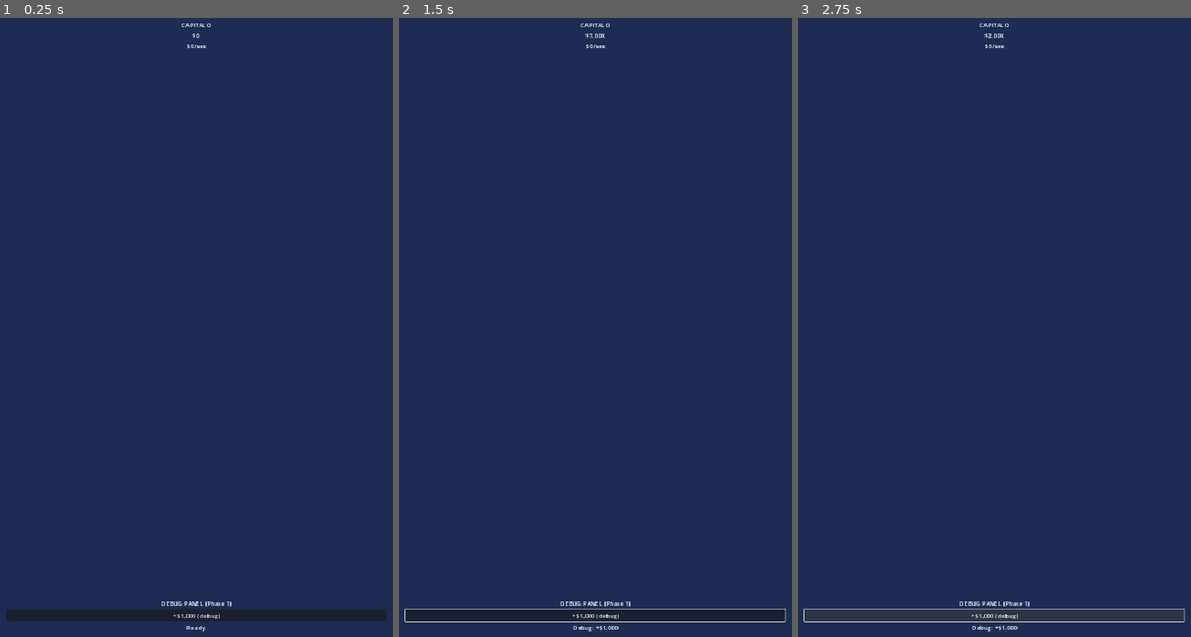
Above: before the commit, frames 1-3 (left to right).
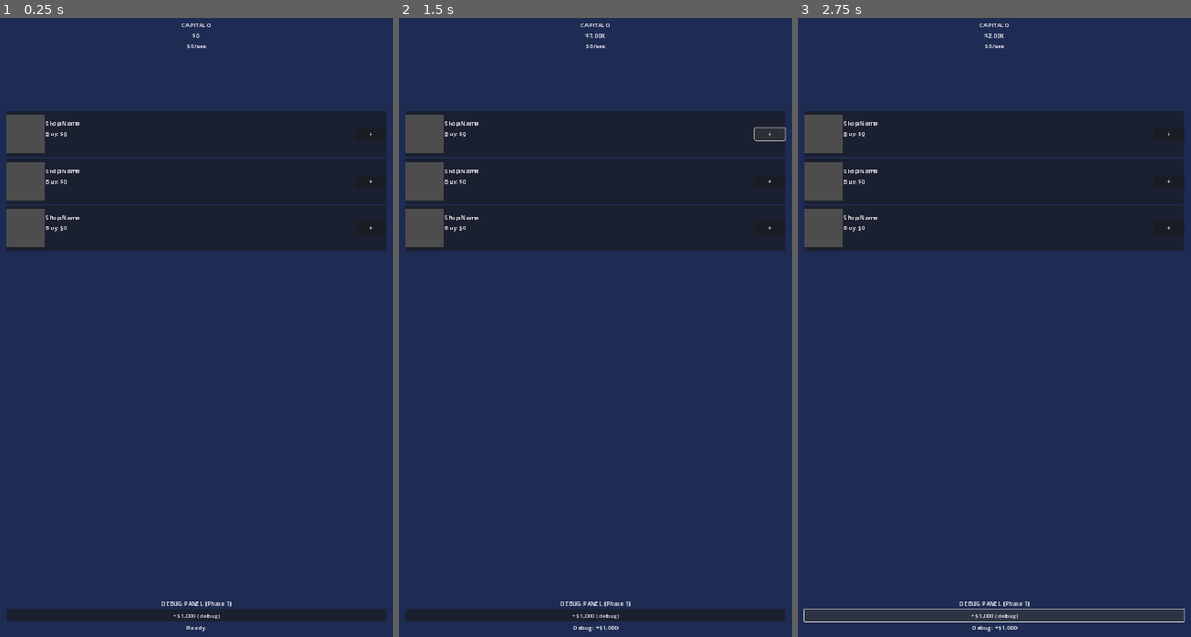
Above: after the commit, the same moments.

Repository: arianos11/Capitalo
Game: Godot game, scene res://scenes/main/Main.tscn
Same seed, same stepped clock (60 frames per second), same inputs: the game is played once before the commit and once after it.
Inputs (mouse positions are in pixels of both pictures, inside the frame that each line leads up to):
- Up to frame 1 (0.25 s): no input
- Up to frame 2 (1.5 s): click "+$1,000 (debug)" at 0.5 s; click (768, 135) at 1.25 s, where only the run after the commit has a clickable "+"
- Up to frame 3 (2.75 s): click "+$1,000 (debug)" at 2 s

The runs differ from the first frame. In frame 1, 21% of the frame differs, in the area x 1-99%, y 15-38%; in frame 2, 22%, in the area x 1-99%, y 15-98%; in frame 3, 21%.
Error after the commit: Invalid assignment of property or key 'text' with value of type 'String' on a base object of type 'Nil'. (res://scenes/city/ShopSlot.gd:53)

Commit message:
feat(cityview): wire CityView with 3 phase-1 shop slots
CityView (VBoxContainer) buduje 3 sloty z DataLoader na _ready().
Subskrybuje shop_purchased/shop_upgraded do refresh wizualny.
Main.tscn instancjonuje CityView między HUD a Debug panelem.

Diff:
--- /dev/null
+++ b/scenes/city/CityView.gd
@@ -0,0 +1,78 @@
+## CityView.gd
+## Displays 3 phase_1 shop slots (Fashion, Tech, Food) in a VBoxContainer.
+## Reads initial state from GameState on _ready().
+## Reacts to EventBus.shop_purchased / shop_upgraded to refresh visuals.
+## NEVER writes to GameState directly — only reads + listens.
+
+class_name CityView
+extends VBoxContainer
+
+const SHOP_SLOT_SCENE := preload("res://scenes/city/ShopSlot.tscn")
+const PHASE_1_SHOP_COUNT := 3
+
+## shop_id → ShopSlot node
+var _slots: Dictionary = {}
+
+
+func _ready() -> void:
+	_build_slots()
+	EventBus.shop_purchased.connect(_on_shop_purchased)
+	EventBus.shop_upgraded.connect(_on_shop_upgraded)
+
+
+func _exit_tree() -> void:
+	if EventBus.shop_purchased.is_connected(_on_shop_purchased):
+		EventBus.shop_purchased.disconnect(_on_shop_purchased)
+	if EventBus.shop_upgraded.is_connected(_on_shop_upgraded):
+		EventBus.shop_upgraded.disconnect(_on_shop_upgraded)
+
+
+## Returns the ShopSlot for the given shop_id, or null if not found.
+func get_slot(shop_id: String) -> ShopSlot:
+	return _slots.get(shop_id, null)
+
+
+# ==========================================================================
+# INTERNAL
+# ==========================================================================
+
+func _build_slots() -> void:
+	var shops_data: Array = DataLoader.load_shops()
+	var count := 0
+	for shop_data in shops_data:
+		if shop_data.get("unlock_phase", "") != "phase_1":
+			continue
+		if count >= PHASE_1_SHOP_COUNT:
+			break
+		_create_slot(shop_data)
+		count += 1
+
+
+func _create_slot(shop_data: Dictionary) -> void:
+	var slot := SHOP_SLOT_SCENE.instantiate() as ShopSlot
+	var shop_id: String = shop_data.get("id", "")
+	var is_owned: bool = GameState.has_shop(shop_id)
+	var level: int = GameState.get_shop_level(shop_id)
+	var ips: BigNumber = EconomyManager.calculate_shop_income(shop_id) if is_owned \
+			else BigNumber.from_float(0.0)
+
+	slot.setup(shop_data, is_owned, level, ips)
+	add_child(slot)
+	_slots[shop_id] = slot
+
+
+func _on_shop_purchased(shop_id: String) -> void:
+	var slot := get_slot(shop_id)
+	if slot == null:
+		return
+	var level := GameState.get_shop_level(shop_id)
+	var ips := EconomyManager.calculate_shop_income(shop_id)
+	slot.refresh(true, level, ips)
+
+
+func _on_shop_upgraded(shop_id: String, new_level: int) -> void:
+	var slot := get_slot(shop_id)
+	if slot == null:
+		return
+	var ips := EconomyManager.calculate_shop_income(shop_id)
+	slot.refresh(true, new_level, ips)
--- /dev/null
+++ b/scenes/city/CityView.tscn
@@ -0,0 +1,6 @@
+[gd_scene load_steps=2 format=3 uid="uid://city_view_capitalo"]
+
+[ext_resource type="Script" path="res://scenes/city/CityView.gd" id="1_gd_cv"]
+
+[node name="CityView" type="VBoxContainer"]
+script = ExtResource("1_gd_cv")
--- a/scenes/main/Main.tscn
+++ b/scenes/main/Main.tscn
@@ -1,6 +1,7 @@
-[gd_scene load_steps=3 format=3 uid="uid://capitalo_main_scene"]
+[gd_scene load_steps=4 format=3 uid="uid://capitalo_main_scene"]
 
 [ext_resource type="Script" path="res://scenes/main/Main.gd" id="1_main"]
+[ext_resource type="PackedScene" path="res://scenes/city/CityView.tscn" id="2_cityview"]
 
 [sub_resource type="Theme" id="Theme_default"]
 
@@ -35,6 +36,12 @@
 text = "$0/sec"
 horizontal_alignment = 1
 
+[node name="CityView" parent="UI" instance=ExtResource("2_cityview")]
+offset_left = 40.0
+offset_top = 320.0
+offset_right = 1040.0
+offset_bottom = 1500.0
+
 [node name="Debug" type="VBoxContainer" parent="UI"]
 offset_left = 40.0
 offset_top = 1600.0
